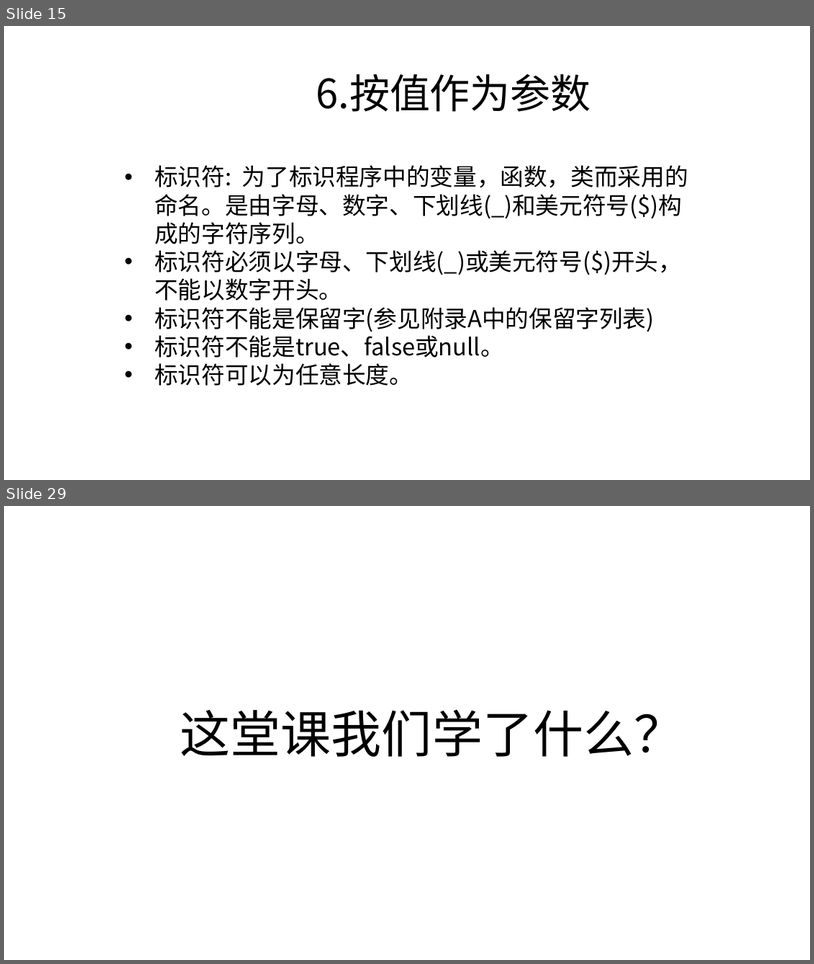
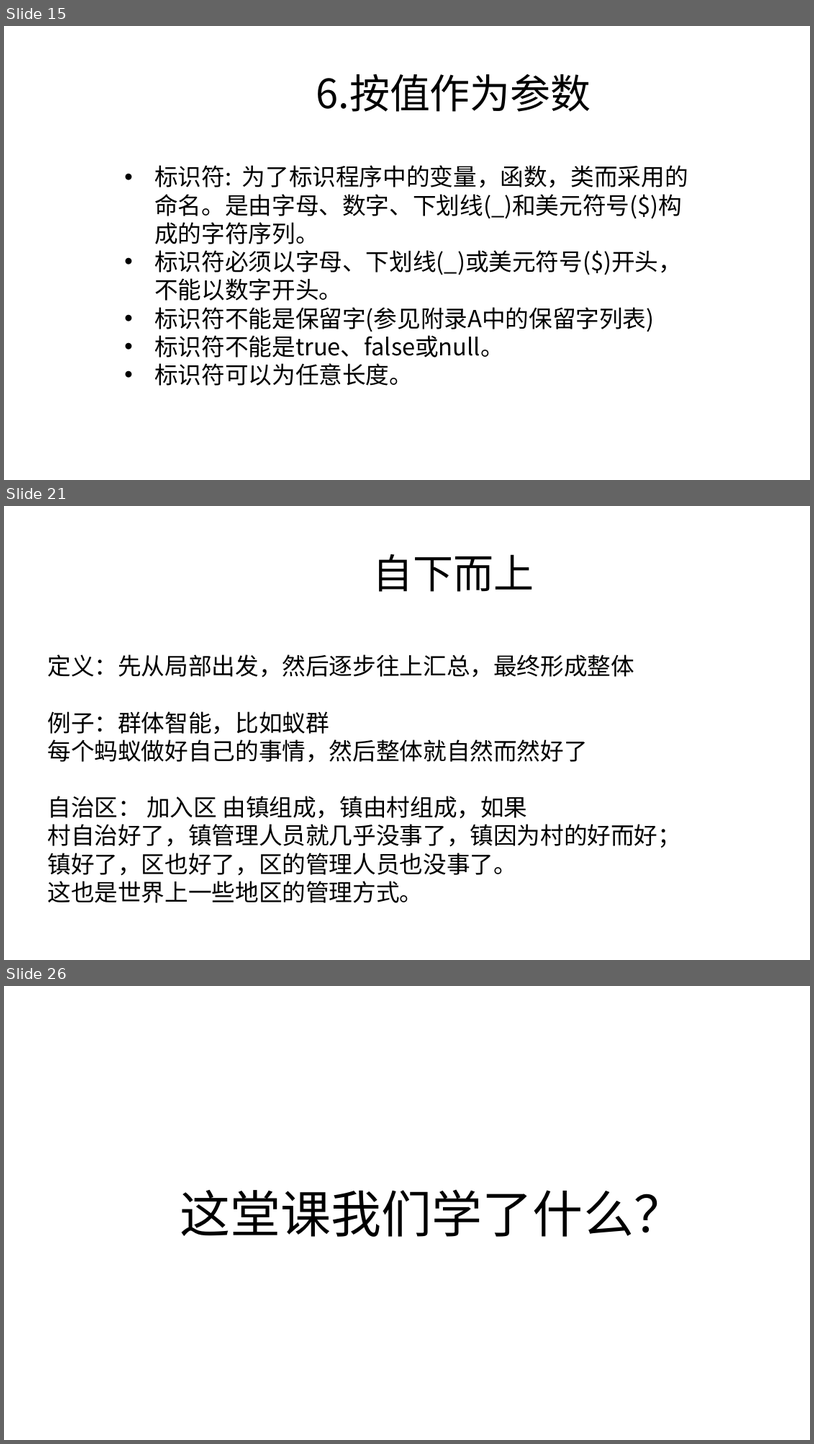
Before and after one commit to zjyesir/hmc_java_1, a slide deck: ppt/2.3 方法.pptx. Shown one above the other, each under a label of ours: slides 15 and 29 before the commit, slides 15, 21 and 26 after it; the slides between them are not shown. The pictures are 814x964 and 814x1444 pixels, drawn with LibreOffice and Linux fonts; fonts in the diff are those of the drawing; background and template pictures are left out. Boxes give left, top, right and bottom in pixels: in the first picture for what was removed or moved away, otherwise in the second. Text is boxed around its words. In the diff, an @@ line names an element or a change of style, - is before the commit and + after.

Commit message:
方法 ppt做好

```diff
--- a/ppt/2.3 方法.pptx
+++ b/ppt/2.3 方法.pptx
@@ slide 21 added at <box>4,506,810,960</box>, background picture (left out) @@
@@ text added at <box>373,554,535,592</box>, 48 pt, text #000000 @@
+自下而上
@@ text added at <box>47,654,682,903</box>, 28 pt, text #000000 @@
+定义：先从局部出发，然后逐步往上汇总，最终形成整体
+例子：群体智能，比如蚁群
+每个蚂蚁做好自己的事情，然后整体就自然而然好了
+自治区： 加入区 由镇组成，镇由村组成，如果
+村自治好了，镇管理人员就几乎没事了，镇因为村的好而好；
+镇好了，区也好了，区的管理人员也没事了。
+这也是世界上一些地区的管理方式。
@@ what was slide 29 is now slide 26 @@
```
Also in this commit, not shown: 2 slides changed, 10 other slides added, 14 slides removed, 2 other files.
